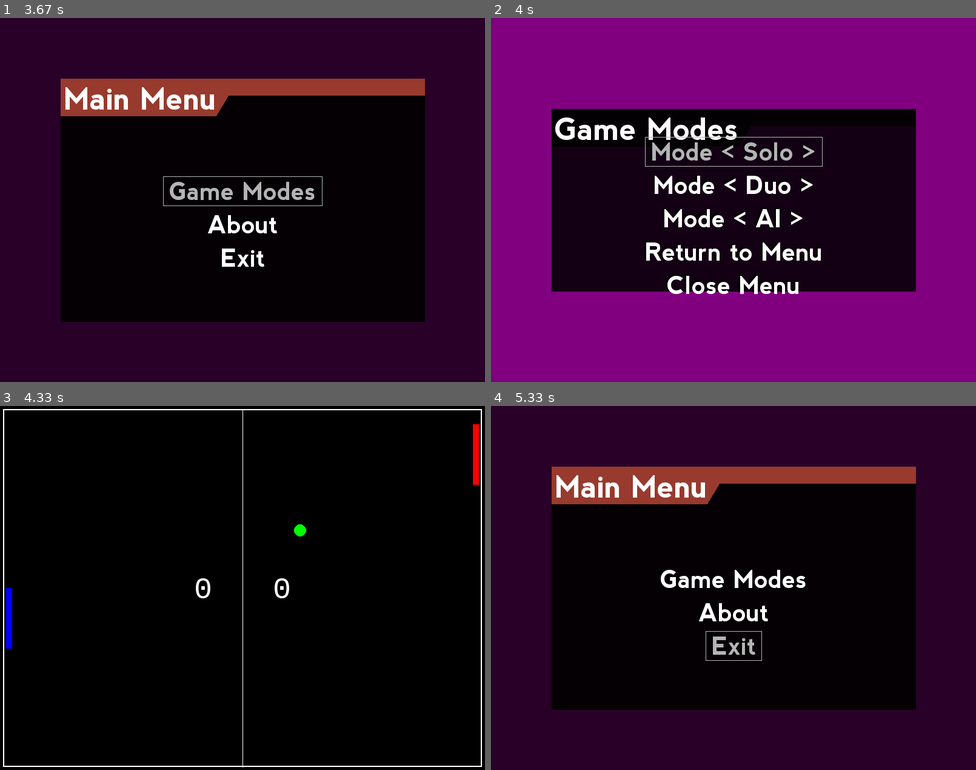
Above: before the commit, frames 1-4 (two rows, left to right).
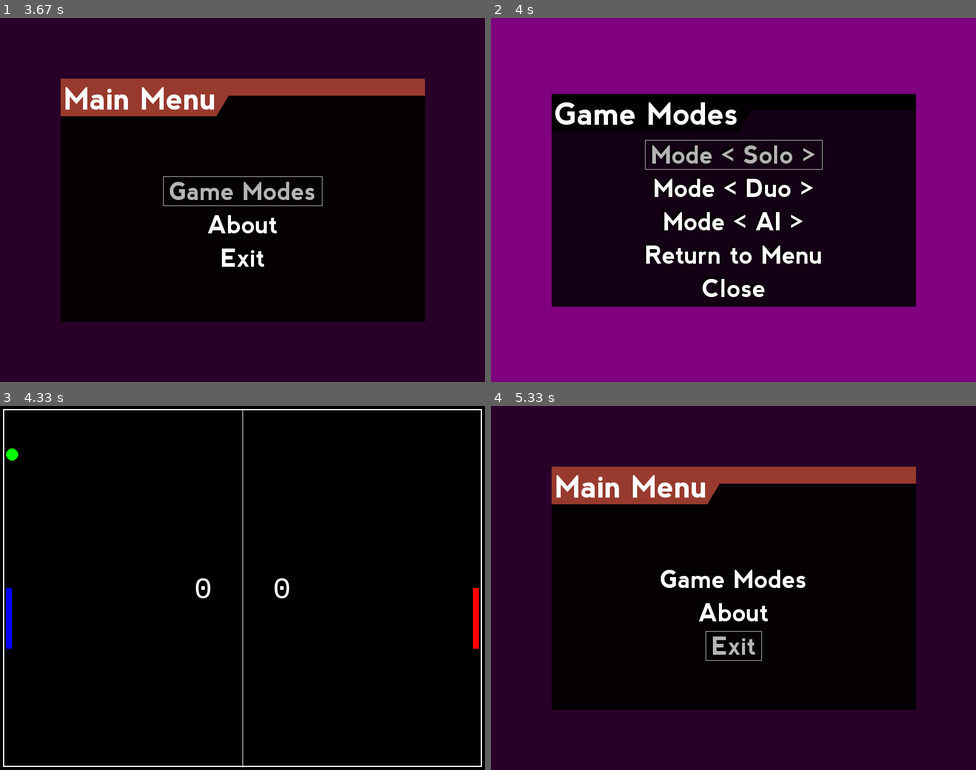
Above: after the commit, the same moments.

Repository: johnny12150/python-pong-game
Game: pygame game, started from All-in-one.py
Two runs of this game, one before a commit and one after it. Both use one fixed random seed, a clock stepped at 60 frames per second and the inputs below.
Inputs:
- Up to frame 1 (3.67 s): hold Esc 0.33-0.8 s; hold Right 0.33-0.8 s; hold Right 0.83-1.3 s; hold Up 1.33-1.8 s; hold Left 2.33-2.87 s; hold Down 2.9-3.2 s
- Up to frame 2 (4 s): tap Enter at 3.67 s
- Up to frame 3 (4.33 s): tap Enter at 4 s
- Up to frame 4 (5.33 s): hold Esc 4.33-4.7 s; hold W 4.33-4.7 s; hold Esc 4.73-5.1 s; hold Up 4.73-5.1 s; hold Up from 5.13 s (still down)

Frame 1 is identical in both runs. In frame 2, 11% of the frame differs, in the area x 12-88%, y 20-80%; in frame 3, 0.5%; in frame 4, nothing differs.

Commit message:
[fix] mac pixel issue, now ball moves way faster

Diff:
--- a/All-in-one.py
+++ b/All-in-one.py
@@ -35,8 +35,11 @@
     # ball globals, xv, yv max is 20
     ball_x = int(screen_width / 2)
     ball_y = int(screen_height / 2)
-    ball_xv = random.choice([5, -5])
-    ball_yv = random.choice([5, -5])
+    # ball_xv = random.choice([5, -5])
+    # ball_yv = random.choice([5, -5])
+    # for mac
+    ball_xv = random.choice([20, -20])
+    ball_yv = random.choice([20, -20])
     ball_r = 10
     rand1 = 50
 
@@ -74,14 +77,14 @@
         for event in pygame.event.get():
             if event.type == pygame.QUIT:
                 exit()
-            # if pressed[pygame.K_ESCAPE]:
-            #     RUNNING = False
-            #     menu.enable()
+            if pressed[pygame.K_ESCAPE]:
+                RUNNING = False
+                menu.enable()
             #     print('menu')
             if event.type == pygame.KEYDOWN:
-                if event.key == pygame.K_ESCAPE:
-                    RUNNING = False
-                    menu.enable()
+                # if event.key == pygame.K_ESCAPE:
+                #     RUNNING = False
+                #     menu.enable()
                 if event.key == pygame.K_BACKSPACE and pause == False:
                     pause_xv = ball_xv
                     pause_yv = ball_yv
@@ -343,7 +346,6 @@
 
 
 def AI(RUNNING):
-    # while (RUNNING):
     # initialize pygame
     pygame.init()
     global TimesCount
@@ -577,7 +579,7 @@
                                  menu_alpha=85,
                                  menu_color=(0, 0, 0),  # Background color
                                  menu_color_title=(0, 0, 0),
-                                 menu_height=int(H_SIZE / 2),
+                                 menu_height=int(H_SIZE / 2 + 50),
                                  menu_width=600,
                                  onclose=PYGAME_MENU_RESET,  # If this menu closes (press ESC) back to main
                                  title='Game Modes',
@@ -602,7 +604,7 @@
                             onreturn=AI
                             )
     timer_menu.add_option('Return to Menu', PYGAME_MENU_BACK)
-    timer_menu.add_option('Close Menu', PYGAME_MENU_CLOSE)
+    timer_menu.add_option('Close', PYGAME_MENU_CLOSE)
 
     # -----------------------------------------------------------------------------
     # About menu
